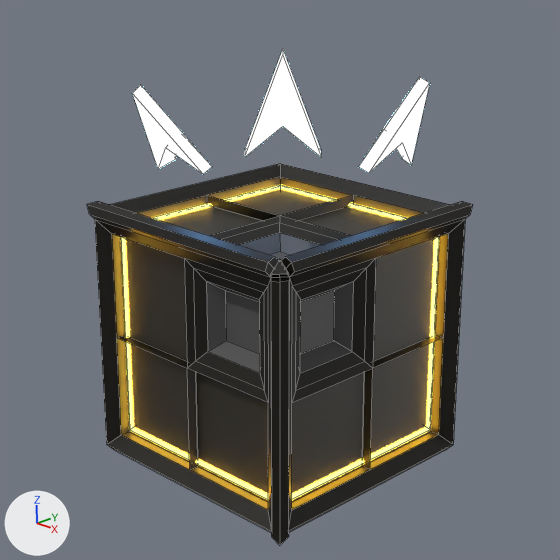
The Blender file Media/Images/LogoReimagined/LogoReimagined.blend as it was, and as the next commit left it.
Rendered twice from the file's camera 'Camera'. Every picture has the same lights, and +X, +Y and +Z are marked at lower left. Mesh edges are drawn as thin lines.

Objects in the first picture: 'Arrows', 'Cube', 'Emission'.
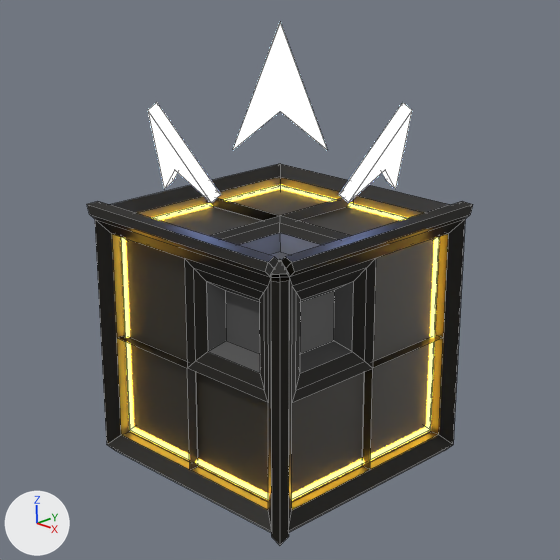
Location of each change, (x1, y1, x2, y2) in pixels of the pictures (560 x 560 px; the box of a moved part takes in the faces that stretch with it):
'Arrows', reshaped, moved (11% narrower, 45% taller)
    before: (132, 50, 430, 174)
    after: (148, 22, 412, 202)
part 1 of me_plane, moved or reshaped
    before: (245, 50, 321, 157)
    after: (148, 103, 221, 202)
part 2 of me_plane, rebuilt
    before: (359, 77, 430, 173)
    after: (339, 103, 412, 202)
part 3 of me_plane, deleted
    before: (132, 85, 212, 174)
part 4 of me_plane, added
    after: (233, 22, 327, 150)

What the commit changed:
me_plane is used by ob_arrows; location (0.018, -0.018, 0.645); rotation (0.0, 0.0, 1.571), in degrees (0, 0, 90); scale (1.03, 1.03, 1.0).
Verts and faces of me_plane; kept vertices keep their numbers, new ones are numbered from 24.
me_plane had 24 vertices, 18 faces and spanned x -1.05..0.54, y -1.02..0.48, z 0.69..1.65.
me_plane now has 24 vertices, 18 faces and spans x -0.95..0.52, y -0.97..0.5, z 0.52..1.87.
me_plane part 1: the loose piece of 8 vertices spanning x -0.65..-0.24, y -0.68..-0.27, z 0.91..1.65 is multiplied about its middle by the matrix ((0.695, 0.695, -0.169), (-0.705, 0.705, 0.0), (0.12, 0.12, 0.983)), then moved by (-0.19, 0.72, -0.39).
me_plane part 2: the loose piece of 8 vertices spanning x 0.07..0.54, y -1.02..-0.66, z 0.72..1.4 is rebuilt with 8 vertices and now spans x 0.03..0.52, y -0.97..-0.57, z 0.52..1.23.
me_plane part 3: the loose piece of 8 vertices spanning x -1.05..-0.58, y 0.02..0.48, z 0.69..1.35 is deleted.
Part 4, on me_plane:
New vertex 24 is at (-0.81, -0.41, 1.0), pixel (232, 150).
New vertex 25 is at (-0.77, -0.8, 1.85), pixel (280, 23).
New vertex 26 is at (-0.65, -0.68, 1.27), pixel (280, 111).
New vertex 27 is at (-0.38, -0.83, 1.0), pixel (327, 150).
New vertex 28 is at (-0.88, -0.49, 1.02), pixel (232, 150).
New vertex 29 is at (-0.85, -0.87, 1.87), pixel (280, 21).
New vertex 30 is at (-0.73, -0.75, 1.29), pixel (280, 111).
New vertex 31 is at (-0.46, -0.91, 1.02), pixel (327, 150).
New faces: (24, 25, 27, 26), (28, 30, 31, 29), (26, 27, 31, 30), (24, 28, 29, 25), (25, 29, 31, 27), (24, 26, 30, 28).
Object 'Arrows' (ob_arrows) moves from (0.018, -0.018, 0.645) to (-0.009, -0.018, 0.645).
